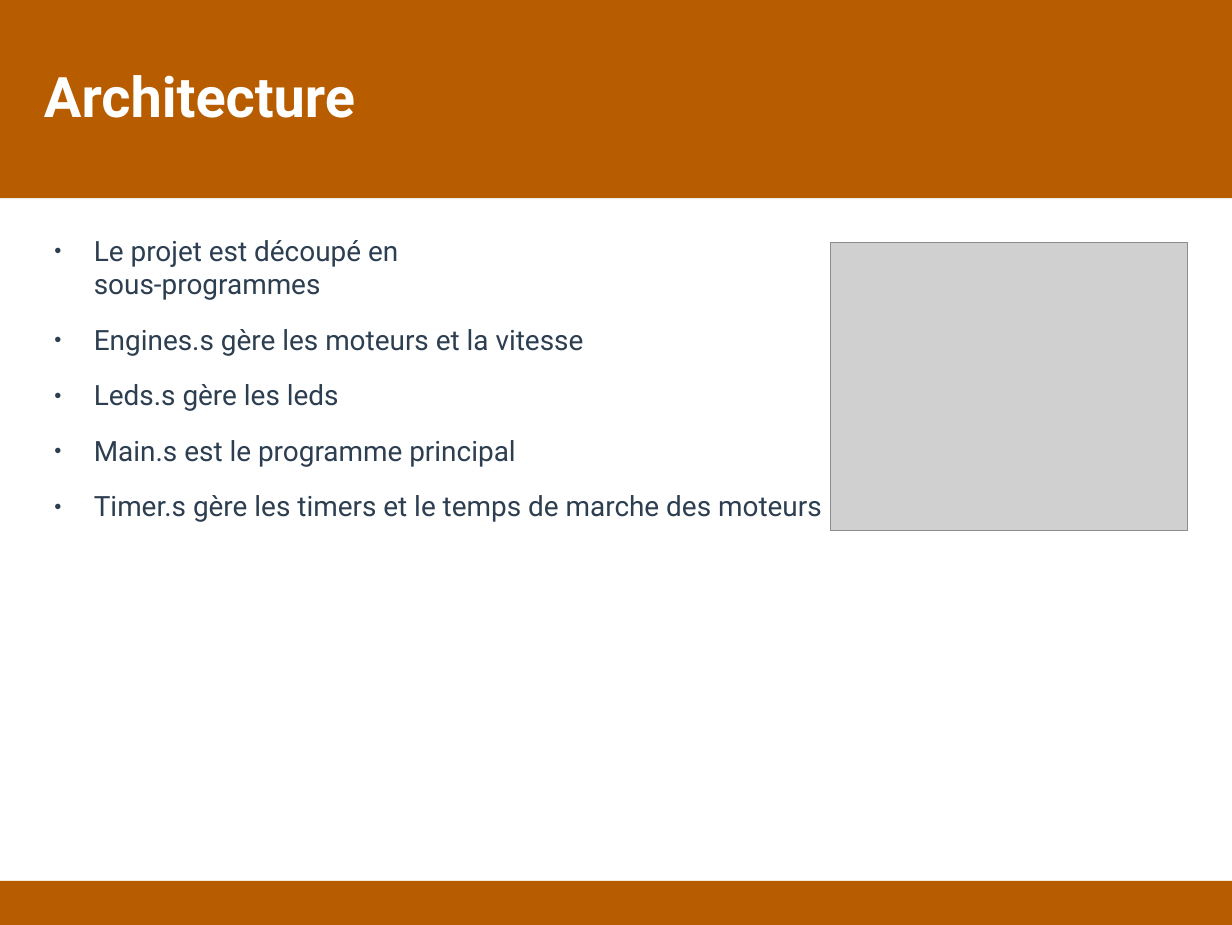
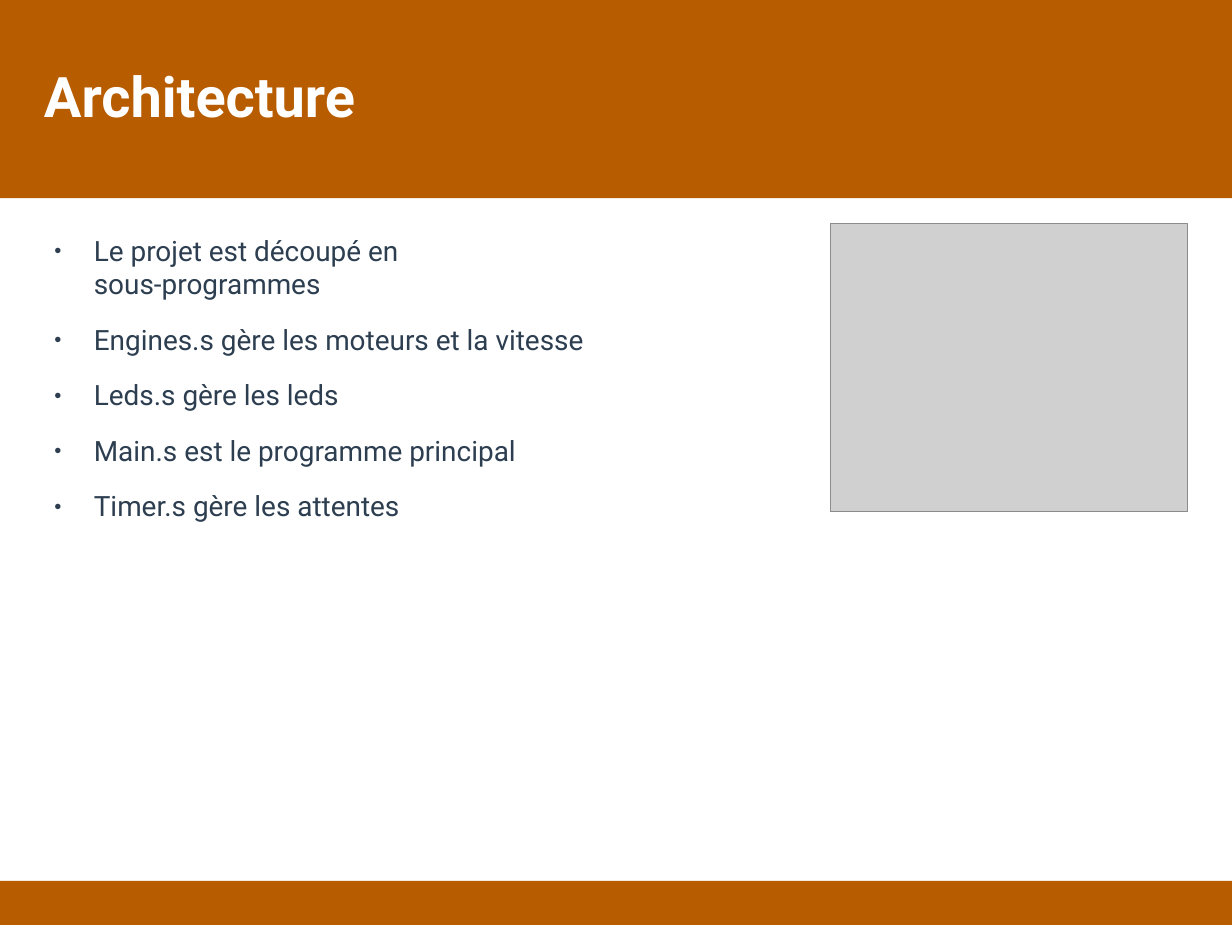
Before and after one commit to Pholith/ARM-Stellaris-TerrorBot, a slide deck: slide 3 of Présentation.odp. Drawn at 1232x925 pixels with LibreOffice and Linux fonts; fonts in the diff are those of the drawing; grey boxes stand for pictures. Boxes give left, top, right and bottom in pixels: in the first picture for what was removed or moved away, otherwise in the second. Text is boxed around its words. In the diff, an @@ line names an element or a change of style, - is before the commit and + after.

Commit message:
attente

```diff
--- a/Présentation.odp
+++ b/Présentation.odp
@@ picture: place and size @@
-picture at [831,243,1188,531]
+picture at [831,224,1188,512]
@@ text at [94,495,399,522]: text changed @@
-● Timer.s gère les timers et le temps de marche des moteurs
+● Timer.s gère les attentes
```
